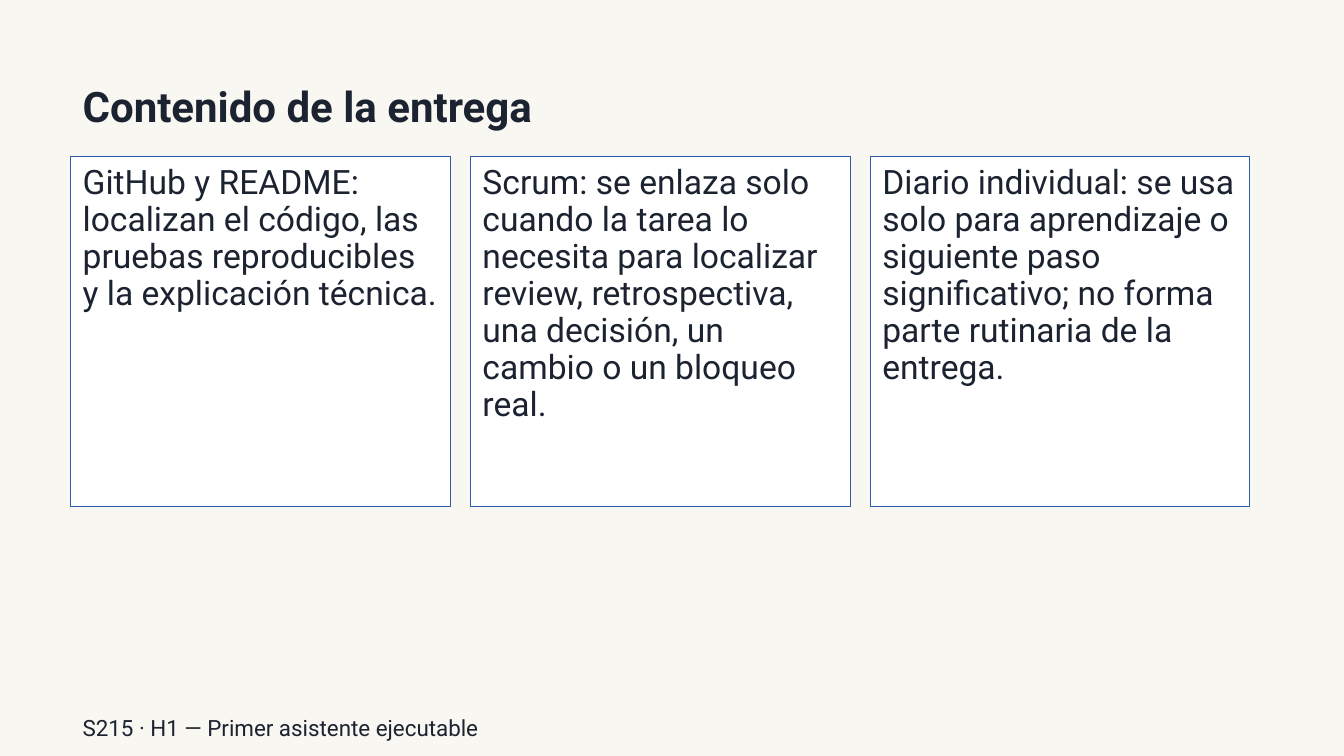
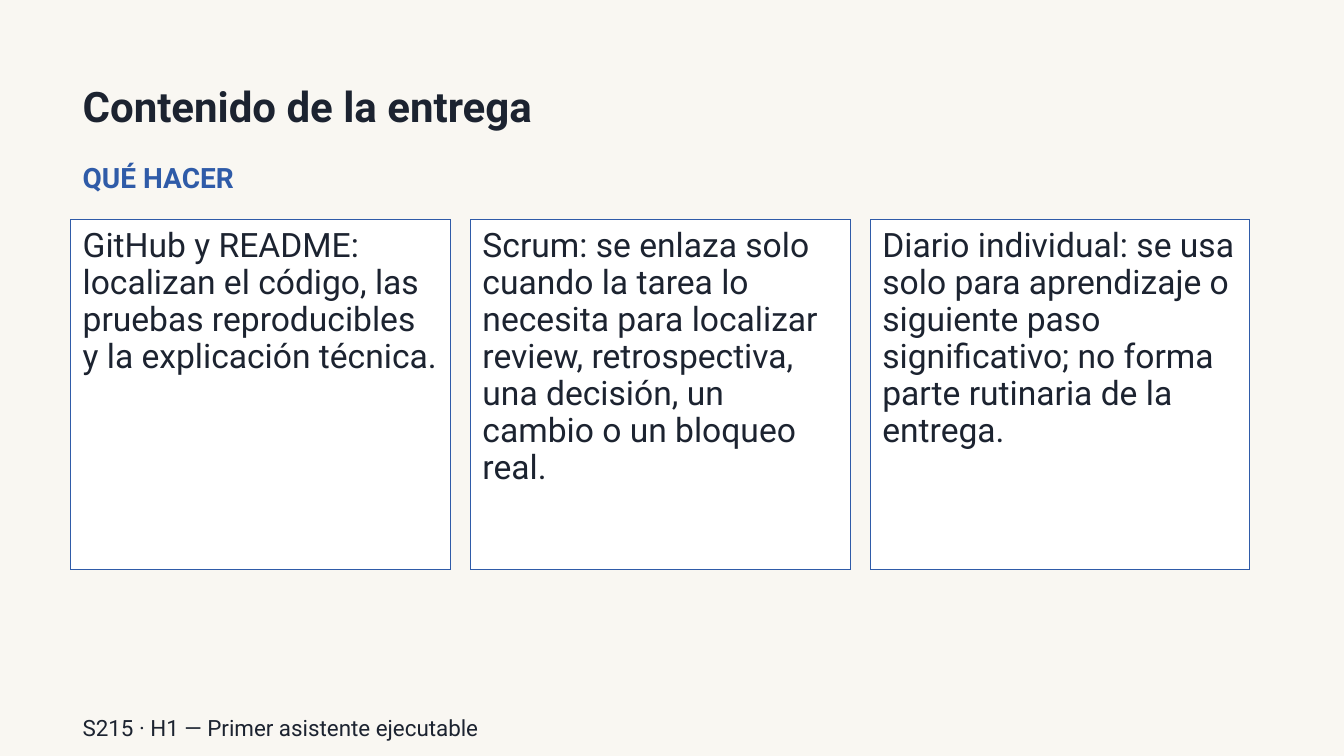
Before and after one commit to llombardero/curso-26-27, a slide deck: slide 16 of 02-PROFESORADO/03-PRESENTACIONES/POR-SESION/h1/S215-defensa-y-cierre-h1-presentacion.pptx. Drawn at 1344x756 pixels with LibreOffice and Linux fonts; fonts in the diff are those of the drawing. Boxes give left, top, right and bottom in pixels: in the first picture for what was removed or moved away, otherwise in the second. Text is boxed around its words. In the diff, an @@ line names an element or a change of style, - is before the commit and + after.

```diff
--- a/02-PROFESORADO/03-PRESENTACIONES/POR-SESION/h1/S215-defensa-y-cierre-h1-presentacion.pptx
+++ b/02-PROFESORADO/03-PRESENTACIONES/POR-SESION/h1/S215-defensa-y-cierre-h1-presentacion.pptx
@@ text added at (83,162,234,192), 20 pt, text #2F5BA8, bold @@
+QUÉ HACER
@@ 3 rectangles: place and size @@
-3 rectangles at (71,156,1250,507)
+3 rectangles at (71,219,1250,570)
```
Also in this commit, not shown: 2 other slides changed, 2 slides added, 2 slides removed, 56 other files.
